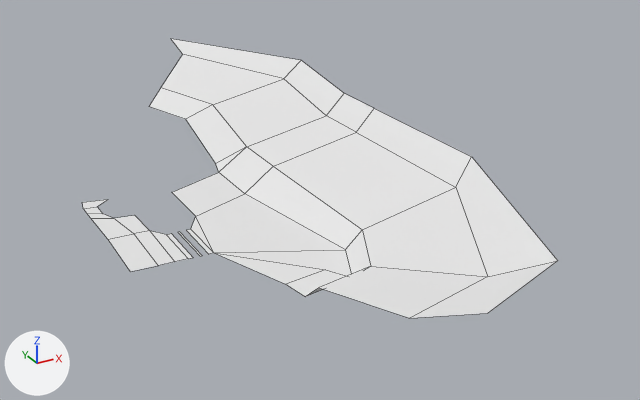
A saved change to the OBJ model game/scenes/Decorative/tree_area.obj.
Before and after are seen from a camera (50 mm lens) standing at (-183.0, -605.0, 268.0) and looking at (133.0, -31.0, -19.0). Every picture has the same lights, and +X, +Y and +Z are marked at lower left. Mesh edges are drawn as thin lines. Where no turn or scale is listed for an object, it has been applied to the vertices.

Before the edit, the objects in view are built like this:
```python
me_plane = bpy.data.meshes.new('Plane')
me_plane.from_pydata(...)  # 60 vertices, 36 faces; spans x -48.0..227.0, y -306.0..332.0, z 0.0..36.0
me_plane.materials.append(mat_none)  # white #e7e7e7
# before: 2 (9.0, -110.0, 0.0) at pixel (213, 252), 3 (-9.0, -110.0, 0.0) at pixel (188, 258), 13 (-5.0, -110.0, 0.0) at pixel (193, 257), 14 (-1.0, -110.0, 0.0) at pixel (200, 256), 15 (1.0, -110.0, 0.0) at pixel (202, 255)
# before: 16 (5.0, -110.0, 0.0) at pixel (208, 254), 51 (31.0, -171.0, 0.0) at pixel (285, 284), 52 (37.0, -204.0, 12.0) at pixel (318, 287), 53 (35.0, -191.0, 0.0) at pixel (305, 296), 54 (50.0, -278.0, 27.0) at pixel (409, 318)
# before: 55 (79.0, -306.0, 36.0) at pixel (487, 313)
ob_plane = bpy.data.objects.new('Plane', me_plane)
ob_plane.location = (0.0, 0.0, 0.0)
```
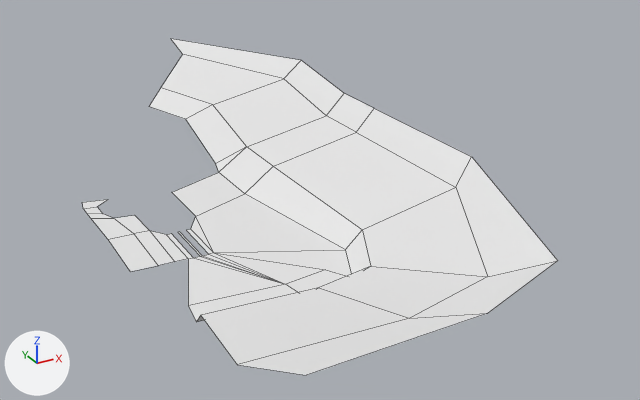
The edits, one by one:
me_plane has 60 vertices, 36 faces and spans x -48.0..227.0, y -306.0..332.0, z 0.0..36.0.
me_plane is used by ob_plane; location (0.0, 0.0, 0.0).
Verts and faces of me_plane; kept vertices keep their numbers, new ones are numbered from 60.
Part 1, on me_plane:
New vertex 60 is at (-31.0, -167.0, 0.0), pixel (188, 305).
New vertex 61 is at (-35.0, -199.0, 12.0), pixel (200, 315).
New vertex 62 is at (-33.0, -186.0, 0.0), pixel (196, 322).
New vertex 63 is at (-46.0, -274.0, 27.0), pixel (237, 364).
New vertex 64 is at (-27.0, -309.0, 36.0), pixel (306, 375).
New faces: (51, 60, 62, 53), (52, 61, 63, 54), (52, 53, 62, 61), (54, 63, 64, 55), (3, 60, 51, 13), (13, 51, 14).
New faces: (14, 51, 15), (2, 16, 51), (15, 51, 16).

Pixel boxes (x1, y1, x2, y2) of what changed, in the pictures (640 x 400 px):
'Plane', reshaped (20% taller)
    before: (82, 39, 558, 318)
    after: (82, 39, 558, 375)
part 1 of me_plane, added
    after: (188, 253, 487, 375)
